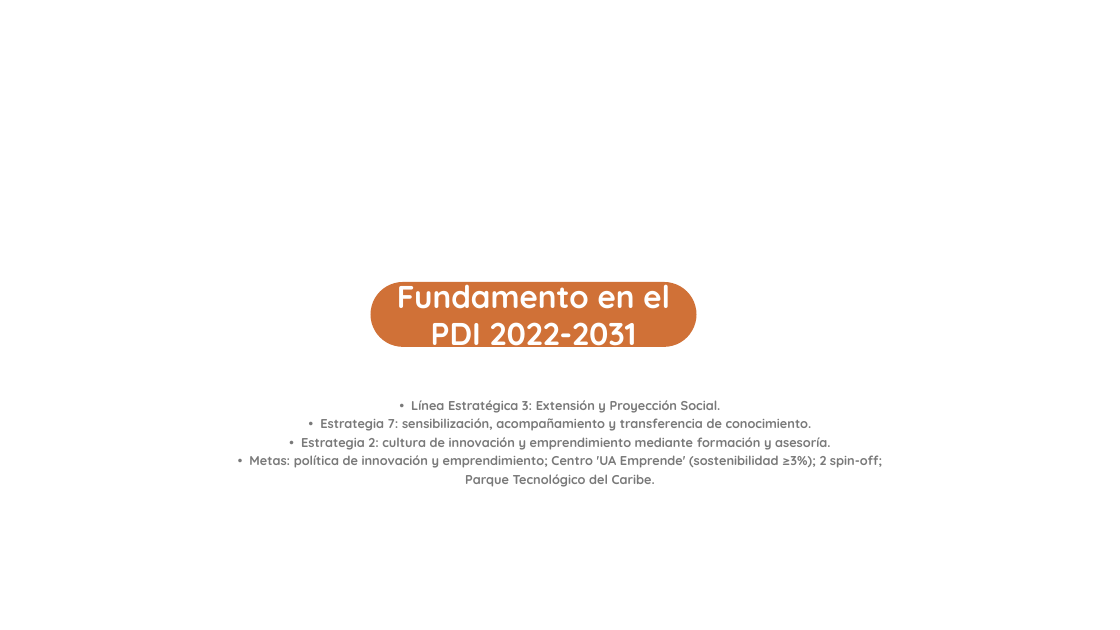
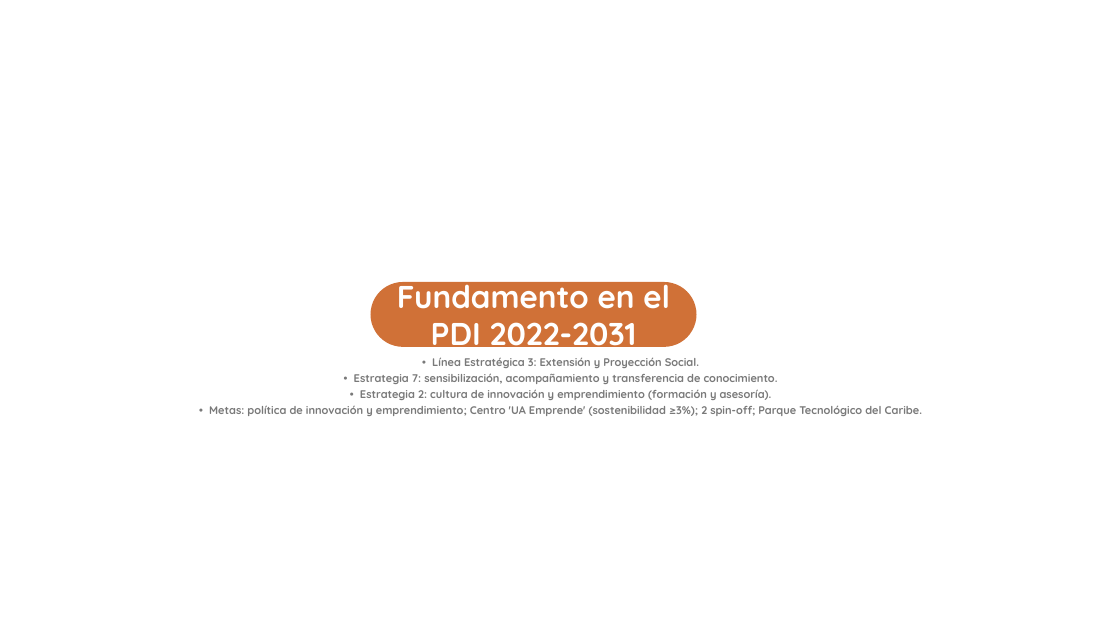
Before and after one commit to ronaldojavier100-oss/case, a slide deck: slide 4 of Ruta-Emprendimiento-CIE.pptx (slide 3 before the commit). Drawn at 1120x630 pixels with LibreOffice and Linux fonts; fonts in the diff are those of the drawing; background and template pictures are left out. Boxes give left, top, right and bottom in pixels: in the first picture for what was removed or moved away, otherwise in the second. Text is boxed around its words. In the diff, an @@ line names an element or a change of style, - is before the commit and + after.

```diff
--- a/Ruta-Emprendimiento-CIE.pptx
+++ b/Ruta-Emprendimiento-CIE.pptx
@@ text "• Línea Estratégica 3: Extensión ...": place and size @@
-text "• Línea Estratégica 3: Extensión ..." at bbox=[249, 400, 882, 487]
+text "• Línea Estratégica 3: Extensión ..." at bbox=[209, 357, 922, 416]
@@ text at bbox=[209, 357, 922, 416]: size 22 to 19 pt in "• Línea Estratégica 3: Extensión y Proyección ...", "• Estrategia 7: sensibilización, acompañamiento y transferen ...", "• Metas: política de innovación y emprendimiento; ..." @@
@@ text at bbox=[360, 389, 772, 400]: text changed; size 22 to 19 pt @@
-• Estrategia 2: cultura de innovación y emprendimiento mediante formación y asesoría.
+• Estrategia 2: cultura de innovación y emprendimiento (formación y asesoría).
```
Also in this commit, not shown: 13 other slides changed, 1 slide added.
